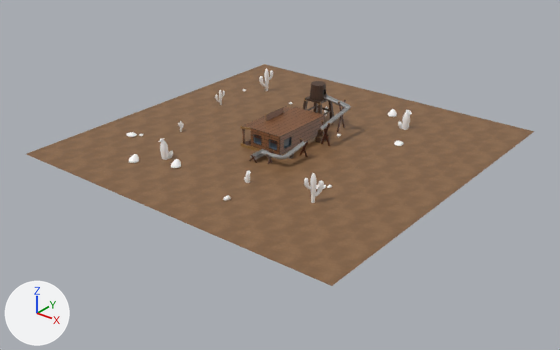
The FBX model Models/Saloon/Saloon_level.fbx: old version first, new version second.
Both versions are drawn from a 50 mm camera at (48.6, -62.2, 34.2) aimed at (0.8, -2.5, -2.8). The lights are fixed; the arrows at lower left show +X, +Y and +Z. Where no turn or scale is listed for an object, it has been applied to the vertices. Vertices at the same position are counted once.

The first picture shows 'Saloon'.
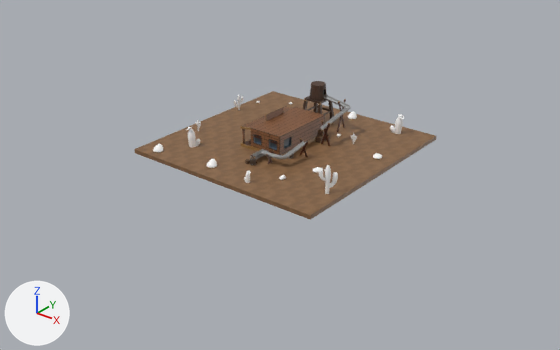
Boxes (x1, y1, x2, y2) around the edits, measured in the pictures (560 x 350 px; the box of a moved part takes in the faces that stretch with it):
'Saloon', reshaped
    before: (27, 64, 535, 286)
    after: (134, 81, 436, 220)
part 1 of me_mesh, added
    after: (250, 157, 256, 166)
part 2 of me_mesh, moved or reshaped
    before: (171, 159, 181, 168)
    after: (206, 159, 217, 168)
part 3 of me_mesh, moved or reshaped
    before: (219, 90, 222, 105)
    after: (237, 95, 240, 110)
part 4 of me_mesh, moved or reshaped
    before: (129, 154, 139, 163)
    after: (153, 144, 163, 152)
part 5 of me_mesh, moved or reshaped
    before: (316, 185, 326, 189)
    after: (313, 167, 323, 173)
part 6 of me_mesh, moved or reshaped
    before: (394, 141, 403, 146)
    after: (373, 153, 382, 159)
part 7 of me_mesh, moved or reshaped
    before: (388, 109, 397, 117)
    after: (348, 111, 357, 119)
part 8 of me_mesh, moved or reshaped
    before: (223, 195, 231, 201)
    after: (279, 175, 286, 180)
part 9 of me_mesh, moved or reshaped (not visible afterwards)
    before: (264, 68, 269, 91)
part 10 of me_mesh, moved or reshaped (not visible afterwards)
    before: (259, 76, 266, 87)
part 11 of me_mesh, moved or reshaped
    before: (398, 121, 402, 129)
    after: (390, 126, 395, 133)
part 12 of me_mesh, moved or reshaped
    before: (402, 113, 410, 130)
    after: (394, 117, 403, 134)
part 13 of me_mesh, moved or reshaped
    before: (310, 173, 317, 203)
    after: (325, 165, 331, 194)
part 14 of me_mesh, moved or reshaped
    before: (304, 178, 311, 190)
    after: (319, 170, 326, 181)
part 15 of me_mesh, moved or reshaped
    before: (315, 180, 324, 197)
    after: (330, 172, 338, 188)
part 16 of me_mesh, rebuilt (40% narrower, 42% shorter)
    before: (27, 64, 535, 286)
    after: (134, 91, 436, 220)
part 17 of me_mesh, added
    after: (188, 129, 196, 147)
part 18 of me_mesh, deleted
    before: (126, 106, 328, 160)

The change in detail:
me_mesh is used by ob_saloon; location (0.0, 0.0, 0.0).
me_mesh had 7002 vertices, 8646 faces and spanned x -20.0..20.0, y -20.0..20.0, z -0.1..4.9.
me_mesh now has 6898 vertices, 8212 faces and spans x -11.9..11.9, y -11.9..11.9, z -0.5..4.9.
me_mesh part 1: the loose piece of 182 vertices spanning x 2.4..3.0, y -3.4..-2.7, z 0.0..0.8 is copied, and the copy is moved by (-2.0, -3.8, 0.0); it spans x 0.4..1.0, y -7.2..-6.5, z 0.0..0.8.
me_mesh part 2: the loose piece of 83 vertices spanning x -5.8..-4.6, y -12.8..-11.6, z 0.0..0.7 is moved by (2.8, 2.4, 0.0).
me_mesh part 3: the loose piece of 141 vertices spanning x -14.0..-13.6, y 3.8..4.2, z 0.0..2.0 is moved by (3.0, 0.0, 0.0).
me_mesh part 4: the loose piece of 83 vertices spanning x -10.2..-9.0, y -14.6..-13.5, z 0.0..0.7 is moved by (0.0, 3.5, 0.0).
me_mesh part 5: the loose piece of 153 vertices spanning x 8.8..9.8, y -7.4..-6.3, z 0.0..0.4 is moved by (-2.5, 2.9, 0.0).
me_mesh part 6: the loose piece of 153 vertices spanning x 9.3..10.3, y 6.6..7.7, z 0.0..0.4 is moved by (0.0, -4.4, 0.0).
me_mesh part 7: the loose piece of 83 vertices spanning x 4.1..5.3, y 13.5..14.7, z 0.0..0.7 is moved by (-3.3, -3.6, 0.0).
me_mesh part 8: the loose piece of 83 vertices spanning x 3.5..4.2, y -14.6..-13.9, z 0.0..0.4 is moved by (1.3, 6.7, 0.0).
me_mesh part 9: the loose piece of 141 vertices spanning x -12.9..-12.3, y 11.2..11.8, z 0.0..3.0 is scaled about its middle by 0.794, then moved by (9.1, -0.9, -0.3).
me_mesh part 10: the loose piece of 161 vertices spanning x -13.1..-12.5, y 10.5..11.5, z 0.5..2.1 is scaled about its middle by 0.794, then moved by (9.1, -0.9, -0.3).
me_mesh part 11: the loose piece of 121 vertices spanning x 7.2..7.8, y 11.0..11.5, z -0.1..0.8 is moved by (0.0, -1.7, 0.0).
me_mesh part 12: the loose piece of 121 vertices spanning x 7.6..8.5, y 11.1..12.0, z 0.0..2.1 is moved by (0.0, -1.7, 0.0).
me_mesh part 13: the loose piece of 141 vertices spanning x 10.2..10.8, y -10.0..-9.4, z 0.0..3.0 is moved by (0.0, 2.3, 0.0).
me_mesh part 14: the loose piece of 161 vertices spanning x 9.9..10.6, y -10.5..-9.7, z 1.4..2.6 is moved by (0.0, 2.3, 0.0).
me_mesh part 15: the loose piece of 161 vertices spanning x 10.4..11.2, y -9.7..-8.7, z 0.5..2.1 is moved by (0.0, 2.3, 0.0).
me_mesh part 16: the loose piece of 4 vertices spanning x -20.0..20.0, y -20.0..20.0, z 0.0 is rebuilt with 8 vertices and now spans x -11.9..11.9, y -11.9..11.9, z -0.5..0.0.
me_mesh part 17: a new loose piece of 121 vertices spanning x -8.0..-7.1, y -7.8..-6.9, z 0.0..2.1, in mat_asset_cactus_cactus_shd (its picture is missing).
me_mesh part 18: 9 loose pieces with 1174 vertices, spanning x -15.5..-1.0, y -12.0..9.3, z -0.1..2.3, are deleted.
